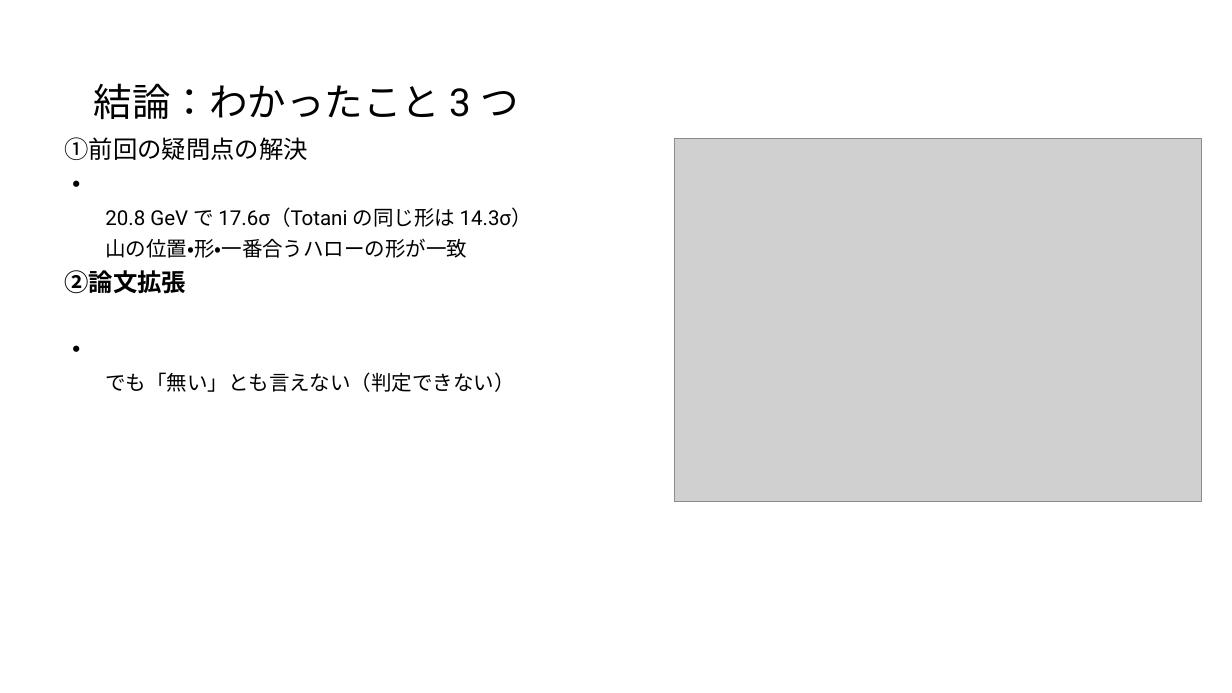
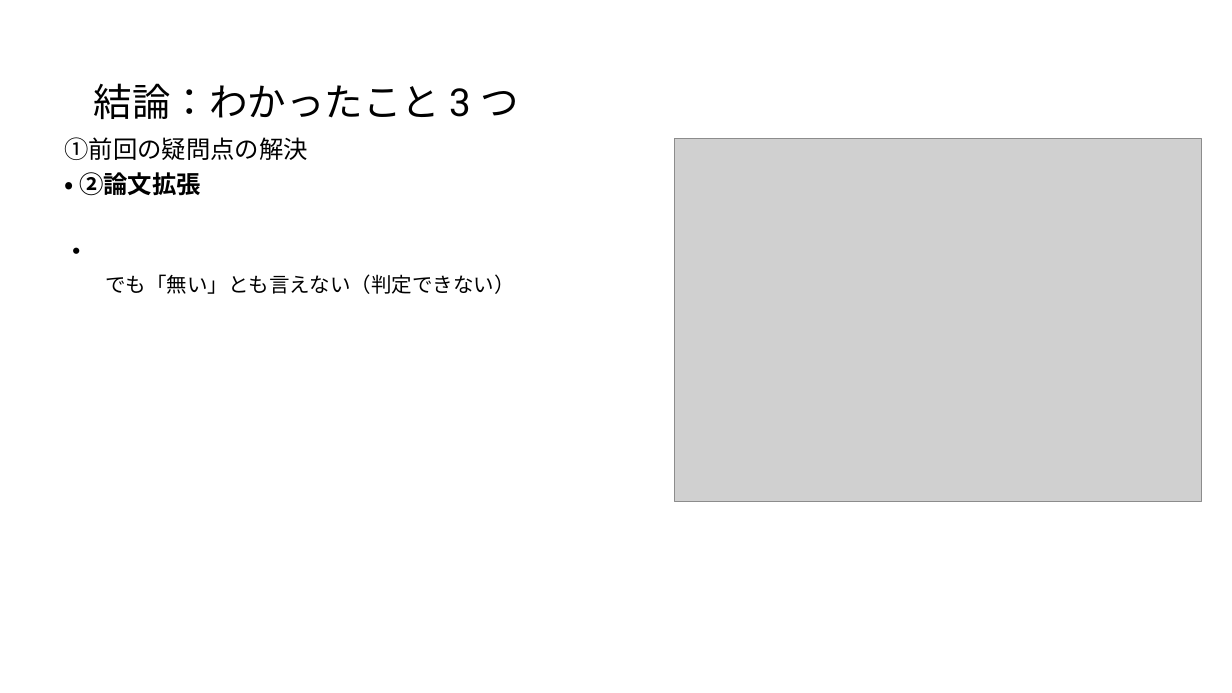
Before and after one commit to Mikann20041029/darkmatter-slides, a slide deck: slide 2 of slides/2026-10-09_研究報告_10枚版.pptx. Drawn at 1232x693 pixels with LibreOffice and Linux fonts; fonts in the diff are those of the drawing; grey boxes stand for pictures. Boxes give left, top, right and bottom in pixels: in the first picture for what was removed or moved away, otherwise in the second. Text is boxed around its words. In the diff, an @@ line names an element or a change of style, - is before the commit and + after.

Commit message:
slides: 本人の編集版を更新 (10-06 14:54)

```diff
--- a/slides/2026-10-09_研究報告_10枚版.pptx
+++ b/slides/2026-10-09_研究報告_10枚版.pptx
@@ text at [64,172,201,196]: text changed; size 16 to 19 pt; bold on @@
-・
-20.8 GeV で 17.6σ（Totani の同じ形は 14.3σ）
-山の位置・形・一番合うハローの形が一致
-②論文拡張
+・ ②論文拡張
```
